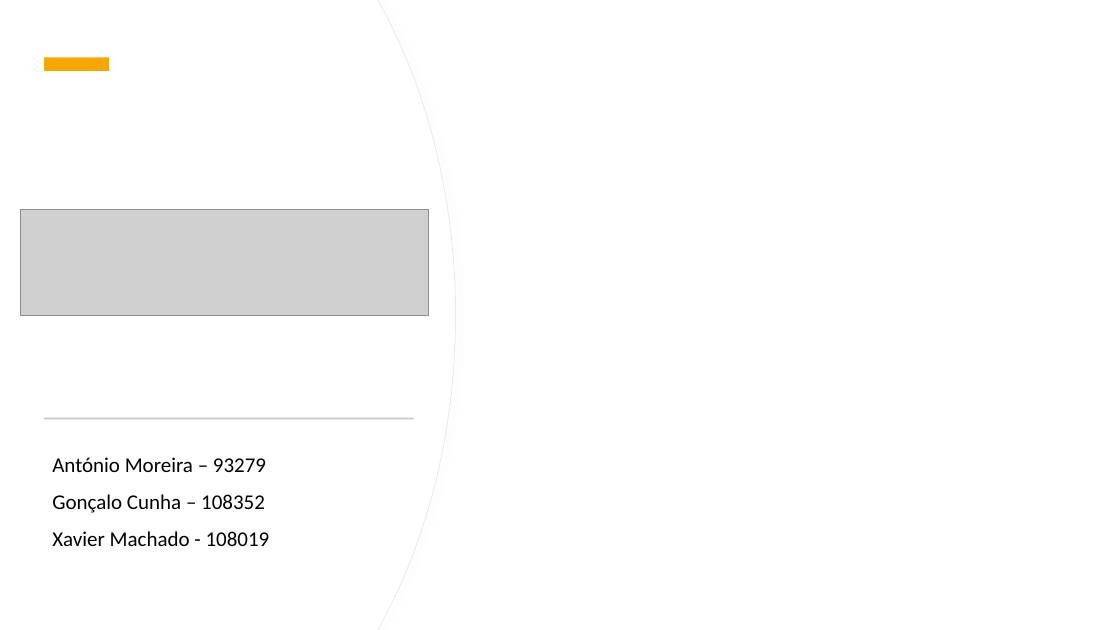
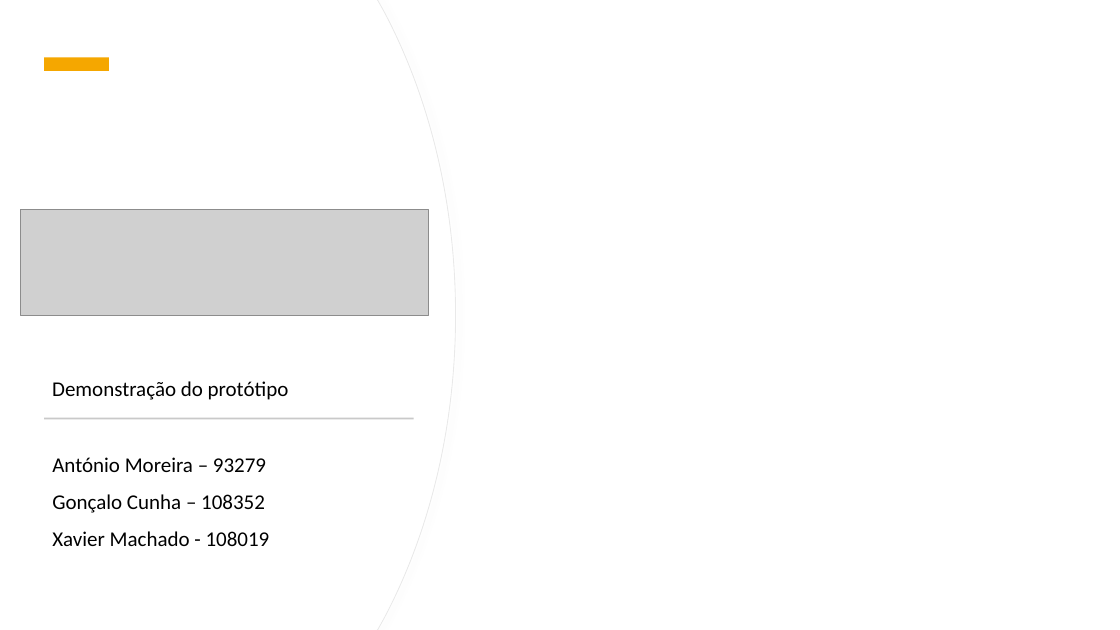
Before and after one commit to Gongas1331/FitLink, a slide deck: slide 7 of apresentações/Apresentação3.pptx (slide 5 before the commit). Drawn at 1120x630 pixels with LibreOffice and Linux fonts; fonts in the diff are those of the drawing; grey boxes stand for pictures; background and template pictures are left out. Boxes give left, top, right and bottom in pixels: in the first picture for what was removed or moved away, otherwise in the second. Text is boxed around its words. In the diff, an @@ line names an element or a change of style, - is before the commit and + after.

```diff
--- a/apresentações/Apresentação3.pptx
+++ b/apresentações/Apresentação3.pptx
@@ text added at box(52, 381, 289, 400), 18 pt, text #000000 @@
+Demonstração do protótipo
```
Also in this commit, not shown: 1 other slide changed, 3 slides added, 1 slide removed, 3 other files.
